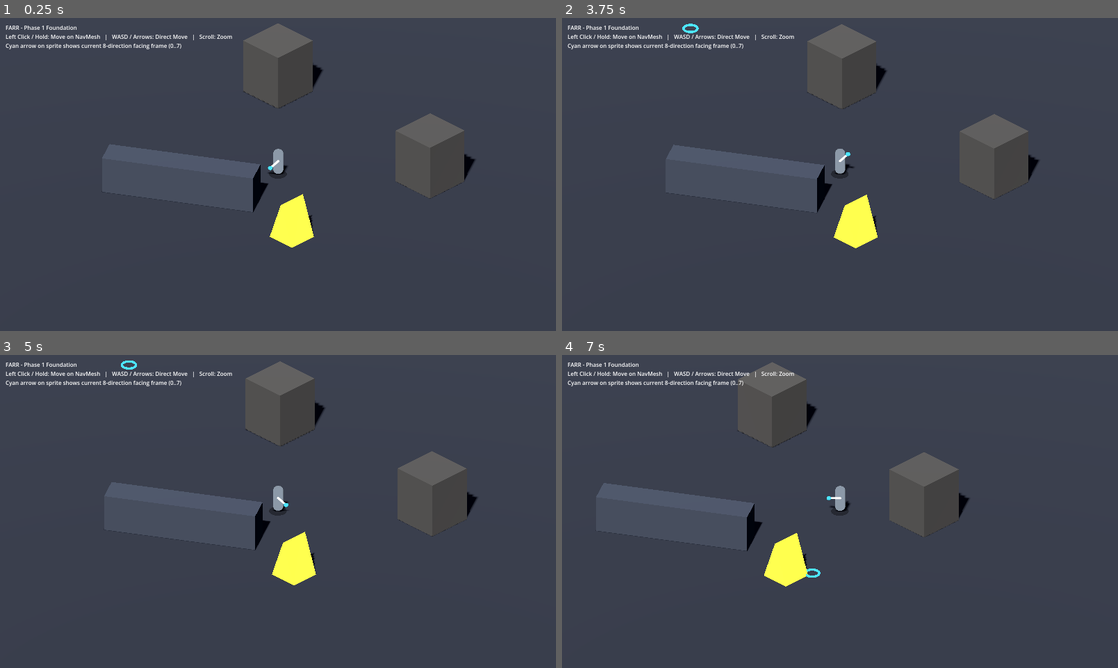
Above: before the commit, frames 1-4 (two rows, left to right).
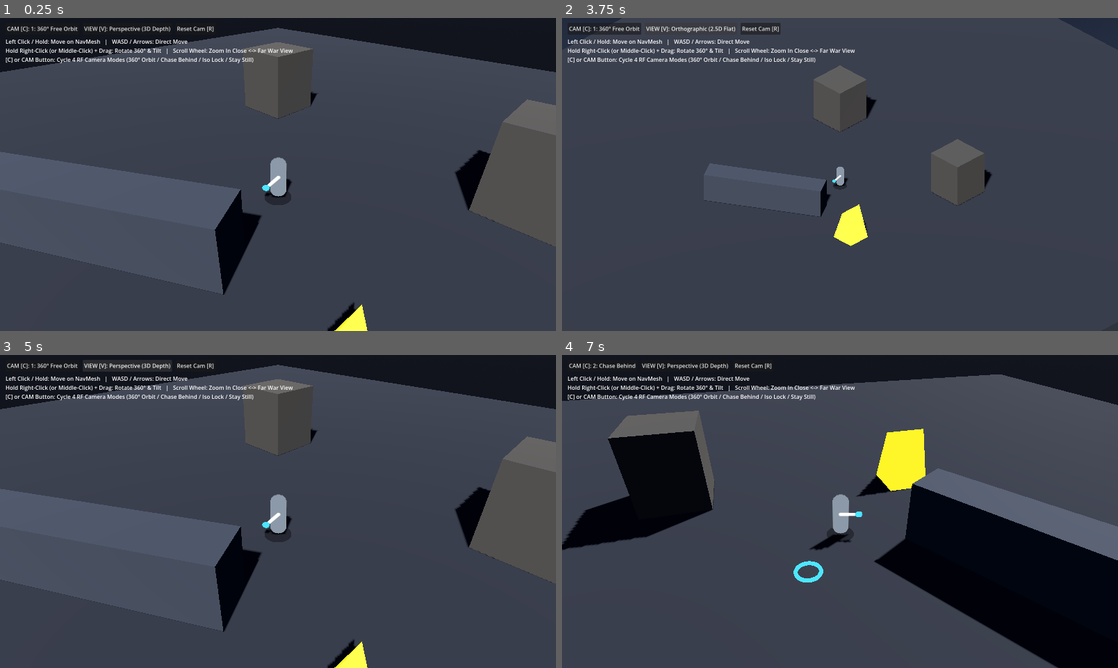
Above: after the commit, the same moments.

Repository: Aeshmaa/TCOWD-Farr
Game: Godot game, scene res://scenes/main.tscn
The game is run twice, just before and just after one commit, with the same random seed, the same clock (stepped at 60 frames per second) and the same inputs.
Inputs (mouse positions are in pixels of both pictures, inside the frame that each line leads up to):
- Up to frame 1 (0.25 s): no input
- Up to frame 2 (3.75 s): click (606, 27) at 0.5 s, where only the run after the commit has a clickable "CAM [C]: 1: 360° Free Orbit"; click (600, 27) at 1.25 s, where only the run after the commit has a clickable "CAM [C]: 2: Chase Behind"; click (600, 27) at 2 s, where only the run after the commit has a clickable "CAM [C]: 3: Isometric Lock"; click (606, 27) at 2.75 s, where only the run after the commit has a clickable "CAM [C]: 4: Stay Still (Watch)"; click (689, 27) at 3.5 s, where only the run after the commit has a clickable "VIEW [V]: Perspective (3D Dep…"
- Up to frame 3 (5 s): click (127, 364) at 4.25 s, where only the run after the commit has a clickable "VIEW [V]: Orthographic (2.5D …"
- Up to frame 4 (7 s): click (756, 364) at 5 s, where only the run after the commit has a clickable "Reset Cam [R]"; tap Enter at 5.75 s; move the mouse to (962, 495) at 5.77 s; press the mouse at (962, 495) at 5.78 s; hold D (move_right) 5.78-6.5 s; tap C (cam_mode_cycle, bound only after the commit) at 6.05 s; release the mouse at (962, 495) at 6.5 s; drag from (728, 527) to (812, 574) at 6.52 s

The runs differ from the first frame. In frame 1, 21% of the frame differs, in the area x 0-100%, y 0-100%; in frame 2, 7.3%; in frame 3, 21%; in frame 4, 39%.

Commit message:
Add RF Online multi-mode 360 camera rig + HUD CAM switcher

Diff:
--- a/scenes/main.tscn
+++ b/scenes/main.tscn
@@ -3,6 +3,7 @@
 [ext_resource type="Script" path="res://scripts/world.gd" id="1_world"]
 [ext_resource type="PackedScene" path="res://scenes/player.tscn" id="2_player"]
 [ext_resource type="Script" path="res://scripts/camera_rig.gd" id="3_camrig"]
+[ext_resource type="Script" path="res://scripts/hud.gd" id="4_hud"]
 
 [sub_resource type="ProceduralSkyMaterial" id="ProceduralSkyMaterial_sky"]
 sky_top_color = Color(0.12, 0.15, 0.22, 1)
@@ -142,12 +143,36 @@
 far = 200.0
 
 [node name="HUD" type="CanvasLayer" parent="."]
+script = ExtResource("4_hud")
+camera_rig_path = NodePath("../CameraRig")
+
+[node name="TopBar" type="HBoxContainer" parent="HUD"]
+offset_left = 16.0
+offset_top = 14.0
+offset_right = 760.0
+offset_bottom = 48.0
+theme_override_constants/separation = 10
+
+[node name="CamModeButton" type="Button" parent="HUD/TopBar"]
+layout_mode = 2
+focus_mode = 0
+text = "CAM [C]: 1: 360° Free Orbit"
+
+[node name="ProjButton" type="Button" parent="HUD/TopBar"]
+layout_mode = 2
+focus_mode = 0
+text = "VIEW [V]: Perspective (3D Depth)"
+
+[node name="ResetButton" type="Button" parent="HUD/TopBar"]
+layout_mode = 2
+focus_mode = 0
+text = "Reset Cam [R]"
 
 [node name="HelpLabel" type="Label" parent="HUD"]
 offset_left = 16.0
-offset_top = 16.0
-offset_right = 620.0
-offset_bottom = 90.0
-text = "FARR - Phase 1 Foundation
-Left Click / Hold: Move on NavMesh   |   WASD / Arrows: Direct Move   |   Scroll: Zoom
-Cyan arrow on sprite shows current 8-direction facing frame (0..7)"
+offset_top = 56.0
+offset_right = 820.0
+offset_bottom = 135.0
+text = "Left Click / Hold: Move on NavMesh   |   WASD / Arrows: Direct Move
+Hold Right-Click (or Middle-Click) + Drag: Rotate 360° & Tilt   |   Scroll Wheel: Zoom In Close <-> Far War View
+[C] or CAM Button: Cycle 4 RF Camera Modes (360° Orbit / Chase Behind / Iso Lock / Stay Still)"
--- a/scripts/camera_rig.gd
+++ b/scripts/camera_rig.gd
@@ -1,44 +1,172 @@
 extends Node3D
-## Isometric orthographic camera rig.
-## The rig follows the target; the child Camera3D sits `distance` units back
-## along the rig's local +Z, so pitch/yaw of the rig = camera angle.
-## Mouse wheel zooms by changing the orthographic size.
+## RF Online-style multi-mode camera rig.
+##
+## Modes (cycle with [C] key or HUD [CAM] button):
+##   1. ORBIT_360    - Follows player; hold Right/Middle mouse to orbit 360° & tilt; scroll to zoom close or far.
+##   2. CHASE_BEHIND - Follows player and smoothly swings behind the player's facing direction when moving.
+##   3. ISO_LOCKED   - Locked tactical angle (-32° pitch, 45° yaw); scroll to zoom.
+##   4. STAY_STILL   - Detaches pivot in place so the camera stays still while the player walks around (can still orbit 360° & zoom).
+##
+## Projection (toggle with [V] key or HUD [PROJ] button):
+##   - PERSPECTIVE (RF Online style: close over-the-shoulder zoom to huge war-zone overview)
+##   - ORTHOGONAL  (classic flat 2.5D tactical view)
+
+signal mode_changed(mode_name: String, projection_name: String)
+
+enum CamMode {
+	ORBIT_360,
+	CHASE_BEHIND,
+	ISO_LOCKED,
+	STAY_STILL,
+}
+
+const MODE_NAMES := {
+	CamMode.ORBIT_360: "1: 360° Free Orbit",
+	CamMode.CHASE_BEHIND: "2: Chase Behind",
+	CamMode.ISO_LOCKED: "3: Isometric Lock",
+	CamMode.STAY_STILL: "4: Stay Still (Watch)",
+}
 
 @export var target_path: NodePath
-@export_range(-89.0, -5.0) var pitch_degrees := -30.0
-@export var yaw_degrees := 45.0
-@export var distance := 40.0
-@export var follow_speed := 8.0
-@export var zoom_min := 8.0
-@export var zoom_max := 40.0
-@export var zoom_step := 2.0
+@export var current_mode: CamMode = CamMode.ORBIT_360
+@export var use_perspective := true
+
+@export_group("Angles")
+@export var default_pitch := -32.0
+@export var default_yaw := 45.0
+@export var min_pitch := -82.0
+@export var max_pitch := -10.0
+@export var mouse_sensitivity := 0.28
+@export var chase_turn_speed := 4.5
+
+@export_group("Zoom & Follow")
+@export var follow_speed := 10.0
+## Zoom level normalized (0.0 = closest, 1.0 = farthest war overview).
+@export_range(0.0, 1.0) var zoom_t := 0.35
+@export var zoom_step := 0.07
+@export var zoom_smooth := 12.0
+@export var persp_dist_min := 4.5
+@export var persp_dist_max := 55.0
+@export var ortho_size_min := 6.0
+@export var ortho_size_max := 48.0
 
 @onready var camera: Camera3D = $Camera3D
 
 var _target: Node3D
+var _pitch_deg := -32.0
+var _yaw_deg := 45.0
+var _target_zoom_t := 0.35
+var _rotating := false
 
 
 func _ready() -> void:
 	_target = get_node_or_null(target_path) as Node3D
-	rotation_degrees = Vector3(pitch_degrees, yaw_degrees, 0.0)
-	camera.projection = Camera3D.PROJECTION_ORTHOGONAL
-	camera.position = Vector3(0.0, 0.0, distance)
+	_pitch_deg = default_pitch
+	_yaw_deg = default_yaw
+	_target_zoom_t = zoom_t
 	if _target:
-		global_position = _target.global_position
+		global_position = _target.global_position + Vector3(0.0, 0.9, 0.0)
+	_apply_projection(true)
+	_emit_state()
 
 
 func _process(delta: float) -> void:
-	if _target:
-		# Frame-rate independent smoothing.
+	if Input.is_action_just_pressed("cam_mode_cycle"):
+		cycle_mode()
+	if Input.is_action_just_pressed("cam_projection_toggle"):
+		toggle_projection()
+	if Input.is_action_just_pressed("cam_reset"):
+		reset_view()
+
+	# Position follow (disabled in STAY_STILL mode so camera stays anchored in place).
+	if _target and current_mode != CamMode.STAY_STILL:
+		var desired_pos := _target.global_position + Vector3(0.0, 0.9, 0.0)
 		var t := 1.0 - exp(-follow_speed * delta)
-		global_position = global_position.lerp(_target.global_position, t)
+		global_position = global_position.lerp(desired_pos, t)
+
+	# Auto-behind yaw in CHASE_BEHIND mode when not manually dragging the mouse.
+	if current_mode == CamMode.CHASE_BEHIND and not _rotating and _target:
+		var vel := Vector3.ZERO
+		if _target is CharacterBody3D:
+			vel = (_target as CharacterBody3D).velocity
+			vel.y = 0.0
+		if vel.length_squared() > 0.2:
+			# Camera looks along -Z, so to look in `vel` direction, yaw = atan2(-vel.x, -vel.z).
+			var desired_yaw := rad_to_deg(atan2(-vel.x, -vel.z))
+			var t_yaw := 1.0 - exp(-chase_turn_speed * delta)
+			_yaw_deg = rad_to_deg(lerp_angle(deg_to_rad(_yaw_deg), deg_to_rad(desired_yaw), t_yaw))
+
+	if current_mode == CamMode.ISO_LOCKED:
+		var t_iso := 1.0 - exp(-8.0 * delta)
+		_pitch_deg = lerpf(_pitch_deg, default_pitch, t_iso)
+		_yaw_deg = rad_to_deg(lerp_angle(deg_to_rad(_yaw_deg), deg_to_rad(default_yaw), t_iso))
+
+	rotation_degrees = Vector3(_pitch_deg, _yaw_deg, 0.0)
+
+	# Smooth zoom interpolation.
+	var zt := 1.0 - exp(-zoom_smooth * delta)
+	zoom_t = lerpf(zoom_t, _target_zoom_t, zt)
+	_apply_zoom()
 
 
 func _unhandled_input(event: InputEvent) -> void:
+	if event.is_action_pressed("cam_rotate"):
+		_rotating = true
+		Input.mouse_mode = Input.MOUSE_MODE_CAPTURED
+	elif event.is_action_released("cam_rotate"):
+		_rotating = false
+		Input.mouse_mode = Input.MOUSE_MODE_VISIBLE
+
+	var mm := event as InputEventMouseMotion
+	if mm and _rotating and current_mode != CamMode.ISO_LOCKED:
+		_yaw_deg = wrapf(_yaw_deg - mm.relative.x * mouse_sensitivity, -180.0, 180.0)
+		_pitch_deg = clampf(_pitch_deg - mm.relative.y * mouse_sensitivity, min_pitch, max_pitch)
+
 	var mb := event as InputEventMouseButton
-	if mb == null or not mb.pressed:
-		return
-	if mb.button_index == MOUSE_BUTTON_WHEEL_UP:
-		camera.size = clampf(camera.size - zoom_step, zoom_min, zoom_max)
-	elif mb.button_index == MOUSE_BUTTON_WHEEL_DOWN:
-		camera.size = clampf(camera.size + zoom_step, zoom_min, zoom_max)
+	if mb and mb.pressed:
+		if mb.button_index == MOUSE_BUTTON_WHEEL_UP:
+			_target_zoom_t = clampf(_target_zoom_t - zoom_step, 0.0, 1.0)
+		elif mb.button_index == MOUSE_BUTTON_WHEEL_DOWN:
+			_target_zoom_t = clampf(_target_zoom_t + zoom_step, 0.0, 1.0)
+
+
+func cycle_mode() -> void:
+	current_mode = ((int(current_mode) + 1) % CamMode.size()) as CamMode
+	_emit_state()
+
+
+func toggle_projection() -> void:
+	use_perspective = not use_perspective
+	_apply_projection(false)
+	_emit_state()
+
+
+func reset_view() -> void:
+	_pitch_deg = default_pitch
+	_yaw_deg = default_yaw
+	_target_zoom_t = 0.35
+	if _target:
+		global_position = _target.global_position + Vector3(0.0, 0.9, 0.0)
+
+
+func _apply_projection(_immediate: bool) -> void:
+	if use_perspective:
+		camera.projection = Camera3D.PROJECTION_PERSPECTIVE
+		camera.fov = 50.0
+	else:
+		camera.projection = Camera3D.PROJECTION_ORTHOGONAL
+	_apply_zoom()
+
+
+func _apply_zoom() -> void:
+	if use_perspective:
+		var dist := lerpf(persp_dist_min, persp_dist_max, zoom_t * zoom_t)
+		camera.position = Vector3(0.0, 0.0, dist)
+	else:
+		camera.position = Vector3(0.0, 0.0, 60.0)
+		camera.size = lerpf(ortho_size_min, ortho_size_max, zoom_t)
+
+
+func _emit_state() -> void:
+	var proj_str := "Perspective (3D Depth)" if use_perspective else "Orthographic (2.5D Flat)"
+	mode_changed.emit(MODE_NAMES[current_mode], proj_str)
--- /dev/null
+++ b/scripts/hud.gd
@@ -0,0 +1,25 @@
+extends CanvasLayer
+## Simple RF Online-style top-left camera control bar & status readout.
+
+@export var camera_rig_path: NodePath
+
+@onready var cam_button: Button = $TopBar/CamModeButton
+@onready var proj_button: Button = $TopBar/ProjButton
+@onready var reset_button: Button = $TopBar/ResetButton
+
+var _rig: Node
+
+
+func _ready() -> void:
+	_rig = get_node_or_null(camera_rig_path)
+	if _rig:
+		_rig.mode_changed.connect(_on_mode_changed)
+		cam_button.pressed.connect(func() -> void: _rig.cycle_mode())
+		proj_button.pressed.connect(func() -> void: _rig.toggle_projection())
+		reset_button.pressed.connect(func() -> void: _rig.reset_view())
+		_rig._emit_state()
+
+
+func _on_mode_changed(mode_name: String, proj_name: String) -> void:
+	cam_button.text = "CAM [C]: " + mode_name
+	proj_button.text = "VIEW [V]: " + proj_name
--- a/scripts/input_setup.gd
+++ b/scripts/input_setup.gd
@@ -1,7 +1,5 @@
 extends Node
 ## Registers the default input actions at startup (autoload "InputSetup").
-## Keeping them in code keeps project.godot readable. You can later move them
-## to Project Settings > Input Map if you prefer editing them in the editor.
 
 
 func _enter_tree() -> void:
@@ -14,6 +12,11 @@
 	_add_key("move_right", KEY_D)
 	_add_key("move_right", KEY_RIGHT)
 	_add_mouse("move_click", MOUSE_BUTTON_LEFT)
+	_add_mouse("cam_rotate", MOUSE_BUTTON_RIGHT)
+	_add_mouse("cam_rotate", MOUSE_BUTTON_MIDDLE)
+	_add_key("cam_mode_cycle", KEY_C)
+	_add_key("cam_projection_toggle", KEY_V)
+	_add_key("cam_reset", KEY_R)
 
 
 func _ensure_action(action: StringName) -> void:
--- a/scripts/player.gd
+++ b/scripts/player.gd
@@ -1,6 +1,7 @@
 extends CharacterBody3D
 ## Phase 1 player controller.
-## - Left click (or hold) to move along the navmesh, RF Online style.
+## - Left click (or hold) on the 3D world to move along the navmesh, RF Online style.
+## - Clicking UI buttons will NOT trigger movement.
 ## - WASD / arrow keys move relative to the camera and cancel the click target.
 
 @export var move_speed := 5.0
@@ -14,10 +15,21 @@
 
 var _gravity: float = ProjectSettings.get_setting("physics/3d/default_gravity")
 var _has_click_target := false
+var _holding_world_click := false
 var _retarget_timer := 0.0
 
 
+func _unhandled_input(event: InputEvent) -> void:
+	if event.is_action_pressed("move_click"):
+		_holding_world_click = true
+		_retarget_timer = 0.0
+	elif event.is_action_released("move_click"):
+		_holding_world_click = false
+
+
 func _physics_process(delta: float) -> void:
+	if not Input.is_action_pressed("move_click"):
+		_holding_world_click = false
 	_handle_click(delta)
 
 	var wish := Vector3.ZERO
@@ -48,9 +60,7 @@
 
 func _handle_click(delta: float) -> void:
 	_retarget_timer -= delta
-	if Input.is_action_just_pressed("move_click"):
-		_retarget_timer = 0.0
-	if Input.is_action_pressed("move_click") and _retarget_timer <= 0.0:
+	if _holding_world_click and _retarget_timer <= 0.0:
 		_retarget_timer = hold_retarget_interval
 		var hit: Variant = _mouse_to_world(get_viewport().get_mouse_position())
 		if hit != null:
Not shown, added: docs/concepts/aeshma_concept_v3.jpg.import
Not shown, added: docs/concepts/azii_dzahhakka_concept_v1.jpg.import
Not shown, added: docs/concepts/orphan_process_concept_v1.jpg.import
Not shown, added: docs/concepts/yima_concept_v1.jpg.import
Not shown, added: scripts/hud.gd.uid
